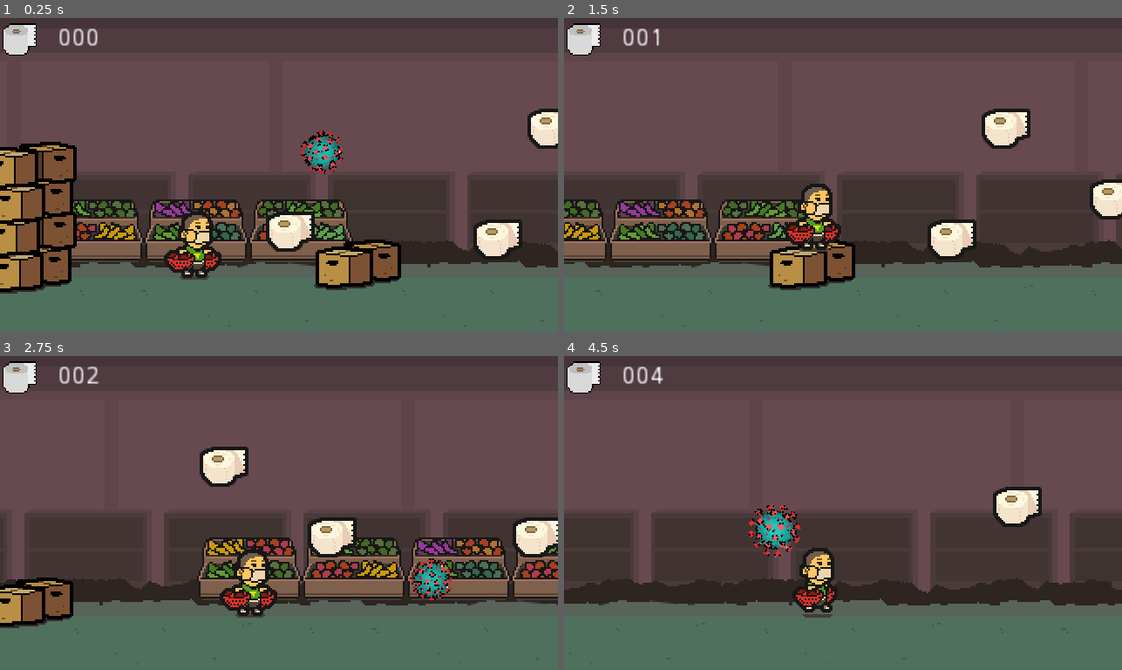
Above: before the commit, frames 1-4 (two rows, left to right).
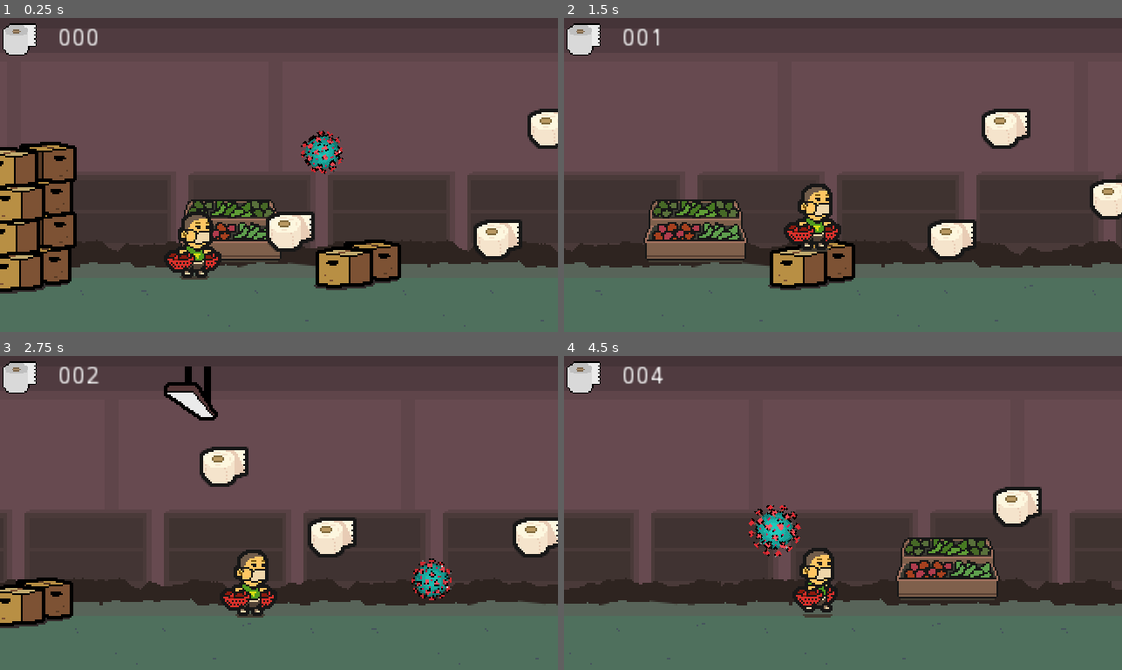
Above: after the commit, the same moments.

Repository: progsource/ssj2020_1
Game: Godot game, scene res://scenes/Game.tscn
Same seed, same stepped clock (60 frames per second), same inputs: the game is played once before the commit and once after it.
Inputs:
- Up to frame 1 (0.25 s): no input
- Up to frame 2 (1.5 s): hold Right (ui_right) from 0.53 s (still down); tap Space (ui_select) at 0.77 s
- Up to frame 3 (2.75 s): tap Space (ui_select) at 1.52 s; release Right (ui_right) at 2.03 s; hold Left (ui_left) from 2.03 s (still down)
- Up to frame 4 (4.5 s): release Left (ui_left) at 2.78 s; hold Right (ui_right) 2.78-4.28 s; tap Space (ui_select) at 3.02, 3.77 s; hold Left (ui_left) from 4.28 s (still down)

The runs differ from the first frame. In frame 1, 5.5% of the frame differs, in the area x 12-64%, y 57-78%; in frame 2, 5.4%; in frame 3, 9.3%, in the area x 29-100%, y 3-78%; in frame 4, 3.1%.

Commit message:
Background: Single veggy boxes, smaler block size

Diff:
--- a/code/packed/BackgroundObstacle.tscn
+++ b/code/packed/BackgroundObstacle.tscn
@@ -10,3 +10,5 @@
 script = ExtResource( 2 )
 
 [node name="VisibilityNotifier2D" type="VisibilityNotifier2D" parent="."]
+position = Vector2( 19, 9.5 )
+scale = Vector2( 1, 1.05 )
--- a/code/scripts/Background.gd
+++ b/code/scripts/Background.gd
@@ -7,10 +7,11 @@
 class Obstacle:
 	var type : int
 	var position_x : float
+	var veggy : int = 0
 
 
-const block_size : float = 320.0
-const view_offset : float = 180.0
+const block_size : float = 160.0
+const view_offset : float = 320.0
 const light_texture = preload("res://assets/gfx/background/ceiling_light.png")
 const shelf_texture = preload("res://assets/gfx/background/shelfs_crumbled.png")
 const veggies_texture = preload("res://assets/gfx/background/shelfs_veggies.png")
@@ -61,6 +62,8 @@
 	if type == ObstacleType.EMPTY:
 		return
 
+	var veggy = rng.randi_range(0, 3)
+
 	var obstacle = obstacle_scene.instance()
 	obstacle.position.x = pos_x * block_size + view_offset
 	obstacle.position.y = obstacle_definitions[type]
@@ -70,10 +73,13 @@
 		obstacle.texture = shelf_texture
 	elif type == ObstacleType.VEGGIES:
 		obstacle.texture = veggies_texture
+		obstacle.region_enabled = true
+		obstacle.region_rect = Rect2(veggy * 60, 0, 60, 70)
 
 	var vo = Obstacle.new()
 	vo.position_x = pos_x
 	vo.type = type
+	vo.veggy = veggy
 	visible_object.push_back(vo)
 
 	obstacles[pos_x] = type
